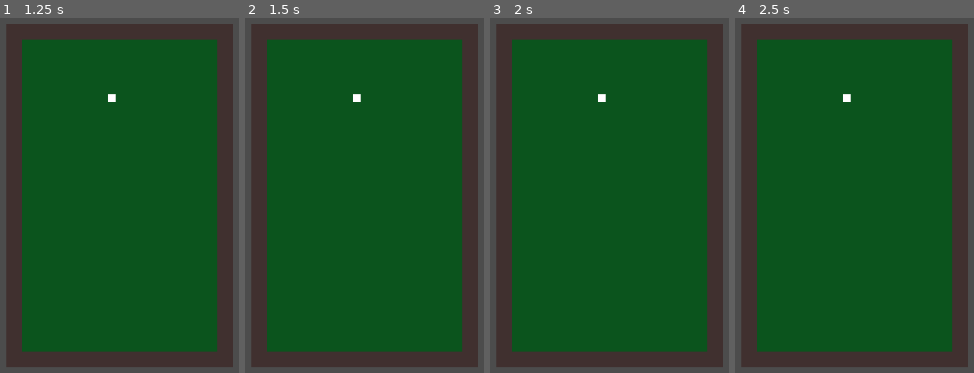
Above: before the commit, frames 1-4 (left to right).
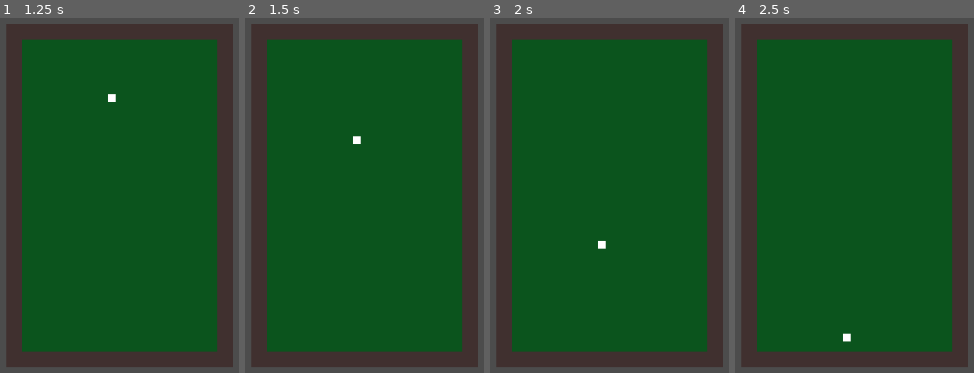
Above: after the commit, the same moments.

Repository: kenset/Par-One
Game: Godot game, scene res://PlayScene.tscn
Same seed, same stepped clock (60 frames per second), same inputs: the game is played once before the commit and once after it.
Inputs:
- Up to frame 1 (1.25 s): tap Enter at 0.5 s
- Up to frame 2 (1.5 s): tap Space at 1.25 s; hold A from 1.28 s (still down)
- Up to frame 3 (2 s): keep holding A
- Up to frame 4 (2.5 s): tap Enter at 2 s; release A at 2.03 s

Frame 1 is identical in both runs. In frame 2, 0.2% of the frame differs, in the area x 45-49%, y 21-36%; in frame 3, 0.2%; in frame 4, 0.2%, in the area x 45-49%, y 21-92%.

Commit message:
Applies impulse to golf ball when pressing the A key

Diff:
--- a/GolfBall.tscn
+++ b/GolfBall.tscn
@@ -1,9 +1,13 @@
-[gd_scene load_steps=2 format=2]
+[gd_scene load_steps=3 format=2]
+
+[sub_resource type="PhysicsMaterial" id=2]
+bounce = 0.5
 
 [sub_resource type="CircleShape2D" id=1]
 radius = 7.07107
 
 [node name="GolfBall" type="RigidBody2D"]
+physics_material_override = SubResource( 2 )
 gravity_scale = 0.0
 __meta__ = {
 "_edit_group_": true
--- a/PlayScene.gd
+++ b/PlayScene.gd
@@ -6,8 +6,17 @@
 
 # Called when the node enters the scene tree for the first time.
 func _ready():
+	self.set_process_input(true)
 	pass # Replace with function body.
 
 # Called every frame. 'delta' is the elapsed time since the previous frame.
 #func _process(delta):
 #	pass
+
+func _input(event):
+	if event is InputEventKey and event.pressed:
+		if event.scancode == KEY_A:
+			_hit_golf_ball()
+
+func _hit_golf_ball():
+	$GolfBall.apply_central_impulse(Vector2(0, 300))
--- a/PlayScene.tscn
+++ b/PlayScene.tscn
@@ -1,12 +1,16 @@
-[gd_scene load_steps=3 format=2]
+[gd_scene load_steps=4 format=2]
 
-[ext_resource path="res://Course.tscn" type="PackedScene" id=1]
-[ext_resource path="res://GolfBall.tscn" type="PackedScene" id=2]
+[ext_resource path="res://PlayScene.gd" type="Script" id=1]
+[ext_resource path="res://Course.tscn" type="PackedScene" id=2]
+[ext_resource path="res://GolfBall.tscn" type="PackedScene" id=3]
 
 [node name="PlayScene" type="Node2D"]
+script = ExtResource( 1 )
 
-[node name="Course" parent="." instance=ExtResource( 1 )]
+[node name="Course" parent="." instance=ExtResource( 2 )]
 position = Vector2( 250, 50 )
 
-[node name="GolfBall" parent="." instance=ExtResource( 2 )]
+[node name="GolfBall" parent="." instance=ExtResource( 3 )]
 position = Vector2( 380, 140 )
+linear_damp = 0.25
+angular_damp = 3.0
